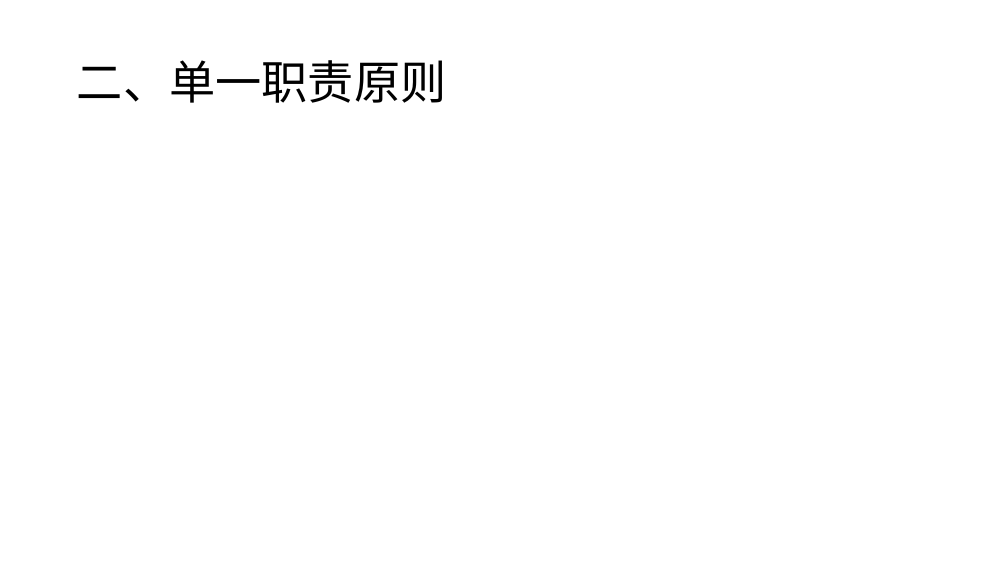
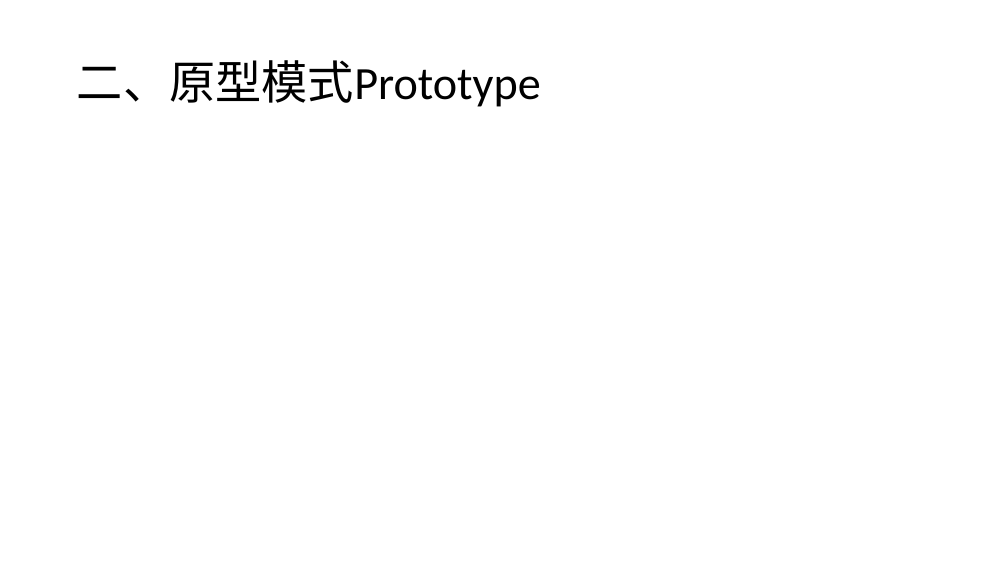
Before and after one commit to tdxhhw66/JavaCodeAcc, a slide deck: slide 4 of 设计模式3.pptx. Drawn at 1008x567 pixels with LibreOffice and Linux fonts; fonts in the diff are those of the drawing. Boxes give left, top, right and bottom in pixels: in the first picture for what was removed or moved away, otherwise in the second. Text is boxed around its words. In the diff, an @@ line names an element or a change of style, - is before the commit and + after.

```diff
--- a/设计模式3.pptx
+++ b/设计模式3.pptx
@@ title at (77, 60, 541, 107): text changed @@
-二、单一职责原则
+二、原型模式Prototype
```
Also in this commit, not shown: 1 other slide changed, 1 slide added, 12 other files.
